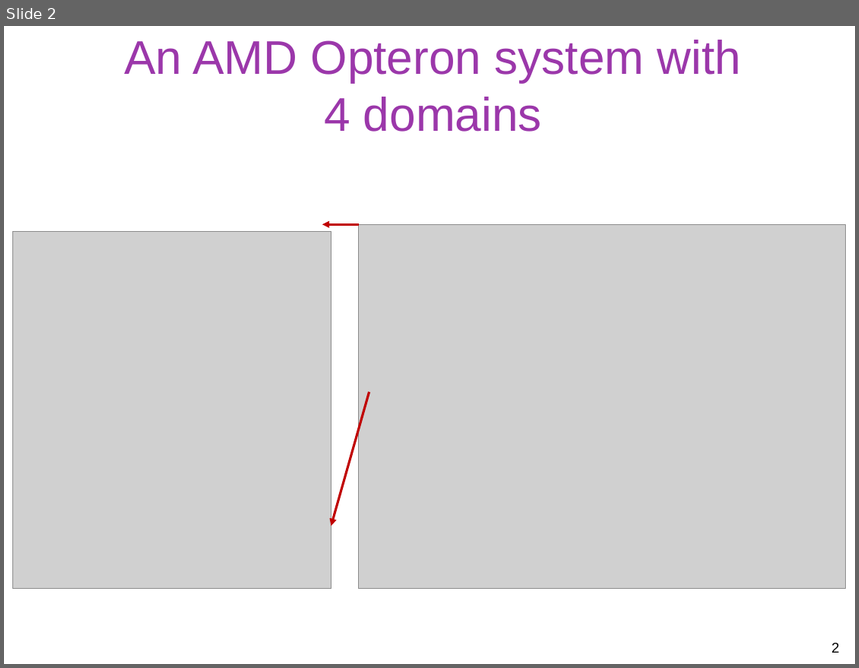
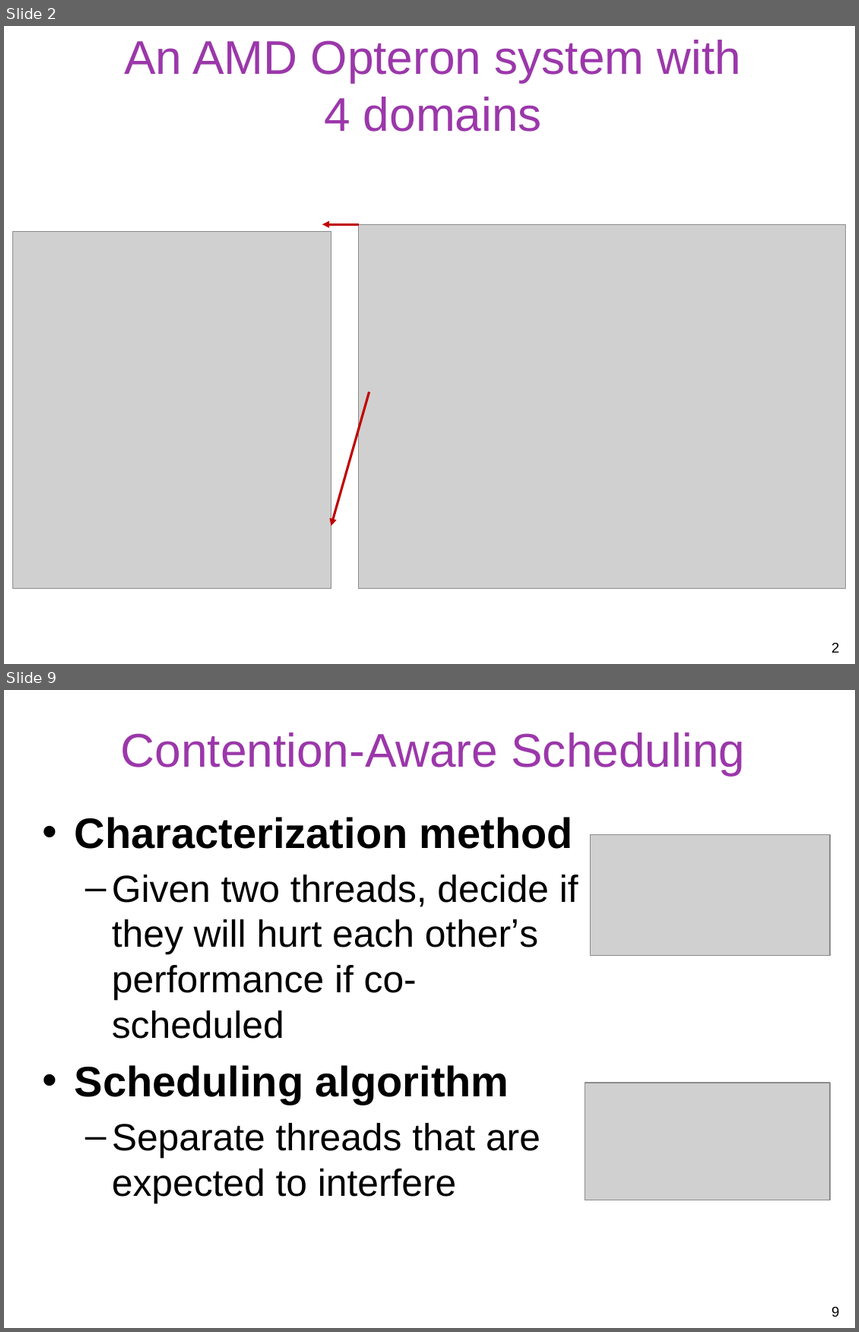
Before and after one commit to gulaoshi/gu.github.io, a slide deck: AdvOS/PPT+papers/blagodurov-ATC11.pptx. Shown one above the other, each under a label of ours: slide 2 before the commit, slides 2 and 9 after it; the slides between them are not shown. The pictures are 859x668 and 859x1332 pixels, drawn with LibreOffice and Linux fonts; fonts in the diff are those of the drawing; grey boxes stand for pictures. Boxes give left, top, right and bottom in pixels: in the first picture for what was removed or moved away, otherwise in the second. Text is boxed around its words. In the diff, an @@ line names an element or a change of style, - is before the commit and + after.

```diff
--- a/AdvOS/PPT+papers/blagodurov-ATC11.pptx
+++ b/AdvOS/PPT+papers/blagodurov-ATC11.pptx
@@ slide 9 added at (4,690,855,1328), background #FFFFFF @@
@@ title added at (121,733,745,775), 40 pt, text #9B37AA @@
+Contention-Aware Scheduling
@@ text added at (75,817,579,1204), 32 pt, text #000000 @@
+• Characterization method
+  – Given two threads, decide if they will hurt each otherʼs performance if co-scheduled
+• Scheduling algorithm
+  – Separate threads that are expected to interfere
@@ picture added at (591,834,831,955) @@
@@ picture added at (585,1083,831,1201) @@
@@ page number added at (832,1307,839,1317), 12 pt, text #000000 @@
+9
```
Also in this commit, not shown: 14 other slides added, 2 slides removed, 3 other files.
